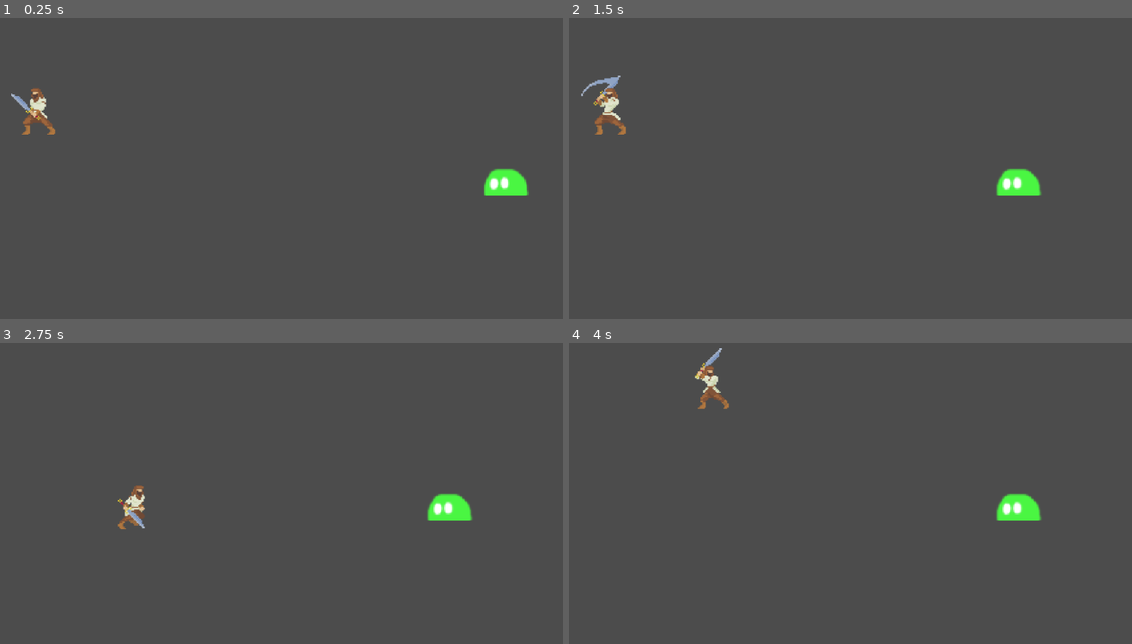
Above: before the commit, frames 1-4 (two rows, left to right).
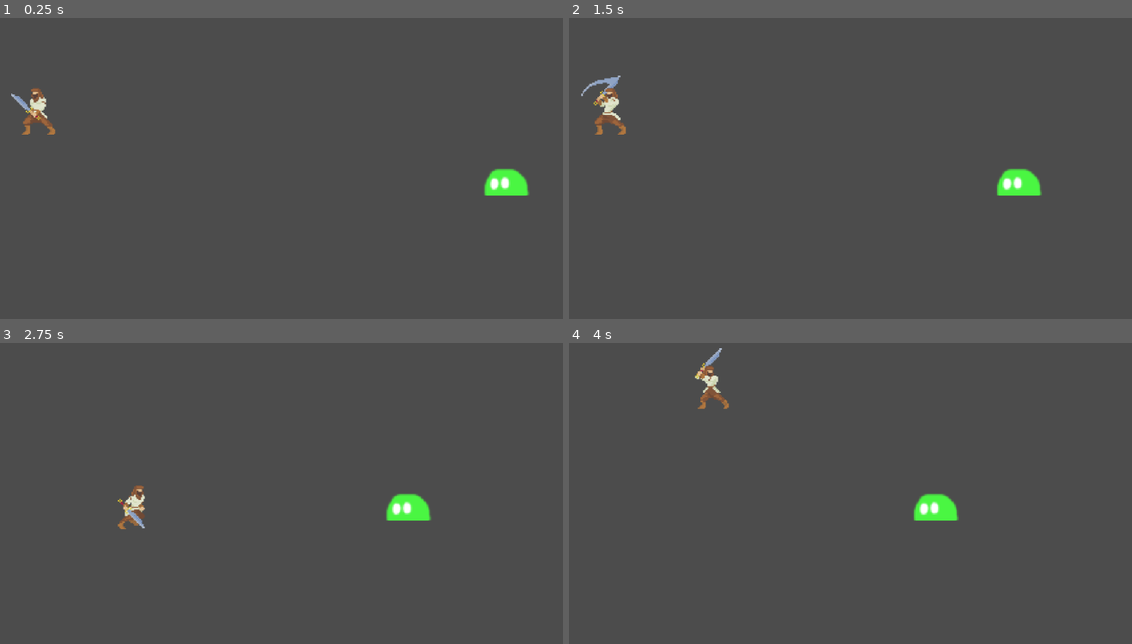
Above: after the commit, the same moments.

Repository: Russdaddy/battler
Game: Godot game, scene res://main.tscn
The game is run twice, just before and just after one commit, with the same random seed, the same clock (stepped at 60 frames per second) and the same inputs.
Inputs:
- Up to frame 1 (0.25 s): no input
- Up to frame 2 (1.5 s): hold Right (ui_right) 0.53-1.28 s; hold Space (charge) 0.53-1.28 s; hold Down (ui_down) from 1.28 s (still down); tap Space (charge) at 1.35 s
- Up to frame 3 (2.75 s): release Down (ui_down) at 2.03 s; hold Right (ui_right) from 2.03 s (still down); hold Space (charge) from 2.03 s (still down)
- Up to frame 4 (4 s): release Right (ui_right) at 2.78 s; release Space (charge) at 2.78 s; hold Up (ui_up) 2.78-3.53 s; tap Space (charge) at 2.85 s; hold Left (ui_left) from 3.53 s (still down); hold Space (charge) from 3.53 s (still down)

The runs differ from the first frame. In frame 1, less than 0.1% of the frame differs, in the area x 85-95%, y 50-59%; in frame 2, less than 0.1%; in frame 3, 1.2%; in frame 4, 1.2%, in the area x 61-84%, y 50-59%.

Commit message:
destroy enemies, slightly better collisions

Diff:
--- a/Slime.tscn
+++ b/Slime.tscn
@@ -3,8 +3,8 @@
 [ext_resource path="res://scripts/slime/slime.gd" type="Script" id=1]
 [ext_resource path="res://assets/slime.png" type="Texture" id=2]
 
-[sub_resource type="RectangleShape2D" id=1]
-extents = Vector2( 42.2101, 26.4207 )
+[sub_resource type="CircleShape2D" id=4]
+radius = 31.0748
 
 [sub_resource type="AtlasTexture" id=2]
 flags = 4
@@ -25,8 +25,8 @@
 
 [node name="slimeCollider" type="CollisionShape2D" parent="."]
 position = Vector2( -0.0151367, 0.00793457 )
-shape = SubResource( 1 )
+shape = SubResource( 4 )
 
 [node name="AnimatedSprite" type="AnimatedSprite" parent="."]
-position = Vector2( 1.33484, -32.0361 )
+position = Vector2( 2.00226, -32.0361 )
 frames = SubResource( 3 )
--- a/scripts/slime/slime.gd
+++ b/scripts/slime/slime.gd
@@ -10,6 +10,9 @@
 var hittable = true
 var hit = false
 var hitFrom = {}
+var movementInterval = 200
+var hitTimer = 100
+var dead = false
 
 var rng = RandomNumberGenerator.new()
 
@@ -23,17 +26,36 @@
 
 func handle_collisions(delta):
 	var collision = move_and_collide(Vector2(hSpeed,vSpeed) * delta)
+	if hit:
+		hitTimer = 100
+		dead = true
+		hSpeed = 500 if (hitFrom.x < self.position.x) else -500
+		hit = false
+
+func handle_movement():
 	if(hSpeed > 0):
 		hSpeed -= horizontalDecayRate
 	elif (hSpeed < 0):
 		hSpeed += horizontalDecayRate
-	if hit:
-		print(hitFrom)
-		hSpeed = 500 if (hitFrom.x < self.position.x) else -500
-		hit = false
+	if hitTimer == 0 && movementInterval == 0:
+		hSpeed = -300
+		movementInterval = 200
+
+func handle_timers():
+	if hitTimer > 0:
+		hitTimer-=1
+	if movementInterval > 0:
+		movementInterval-=2
+
+func handle_death():
+	if hSpeed == 0 && dead == true:
+		self.queue_free()
 
 func _physics_process(delta):
+	handle_death()
+	handle_timers()
 	handle_collisions(delta)
+	handle_movement()
 
 # Called every frame. 'delta' is the elapsed time since the previous frame.
 #func _process(delta):
